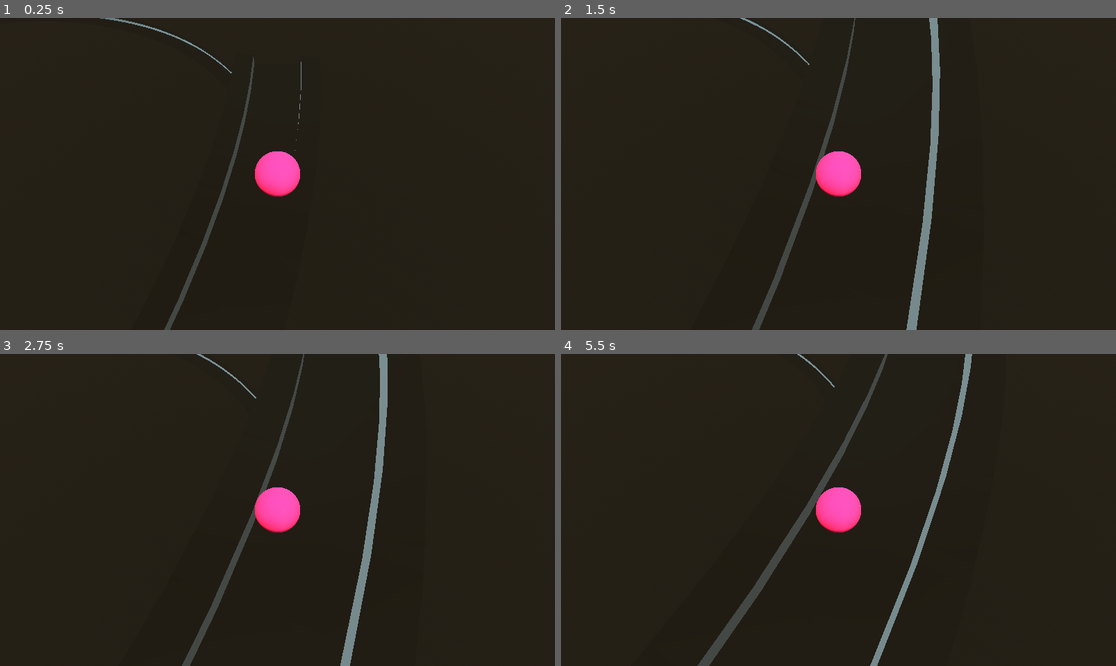
Above: before the commit, frames 1-4 (two rows, left to right).
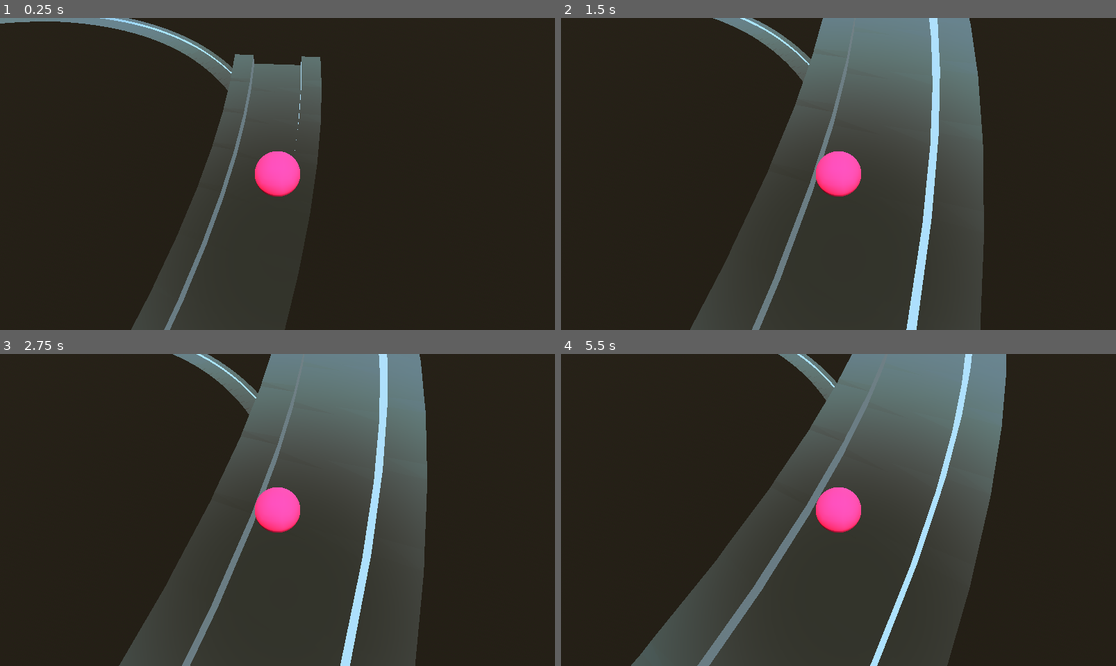
Above: after the commit, the same moments.

Repository: ArijaK/luge_vr
Game: Godot game, scene res://main.tscn
Same seed, same stepped clock (60 frames per second), same inputs: the game is played once before the commit and once after it.
Inputs:
- Up to frame 1 (0.25 s): no input
- Up to frame 2 (1.5 s): no input
- Up to frame 3 (2.75 s): no input
- Up to frame 4 (5.5 s): no input

The runs differ from the first frame. In frame 1, 15% of the frame differs, in the area x 0-58%, y 0-100%; in frame 2, 33%; in frame 3, 34%; in frame 4, 37%, in the area x 12-81%, y 0-100%.

Commit message:
Add colour to the track

Diff:
--- a/vr/track.gd
+++ b/vr/track.gd
@@ -162,6 +162,13 @@
 		mesh_instance.mesh = create_mesh(trajectory.curve, track_shape)
 		collision_shape.shape = mesh_instance.mesh.create_trimesh_shape()
 
+		var material = StandardMaterial3D.new()
+		material.albedo_color = Color(0.8, 0.9, 1.0)
+		material.roughness = 0.05
+		material.metallic = 0.0
+
+		mesh_instance.set_surface_override_material(0, material)
+
 
 # Called every frame. 'delta' is the elapsed time since the previous frame.
 #func _process(delta: float) -> void:
